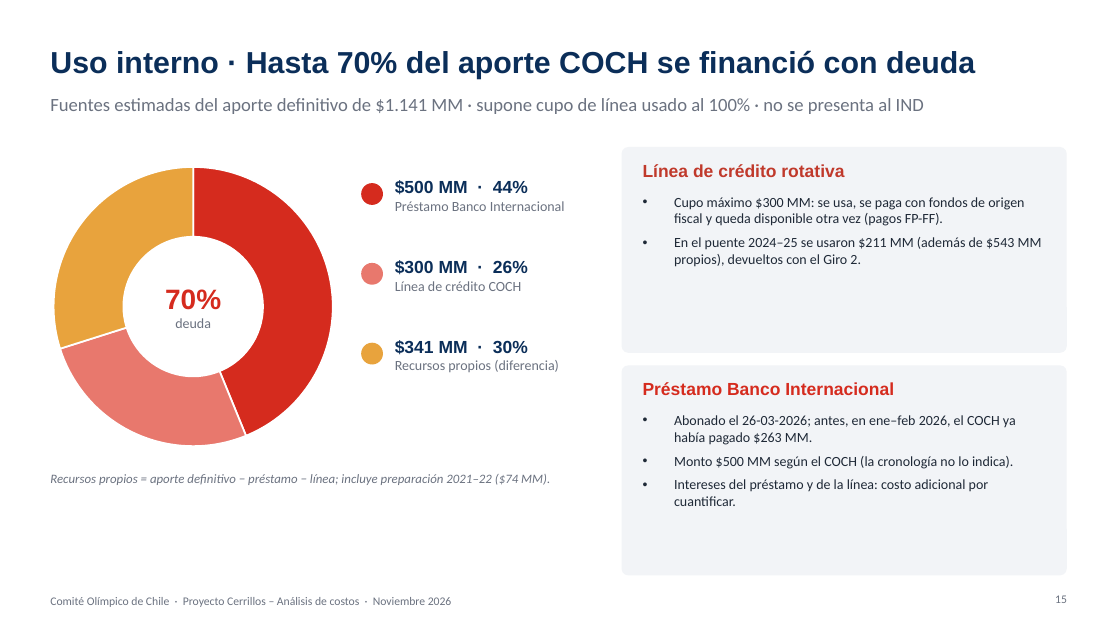
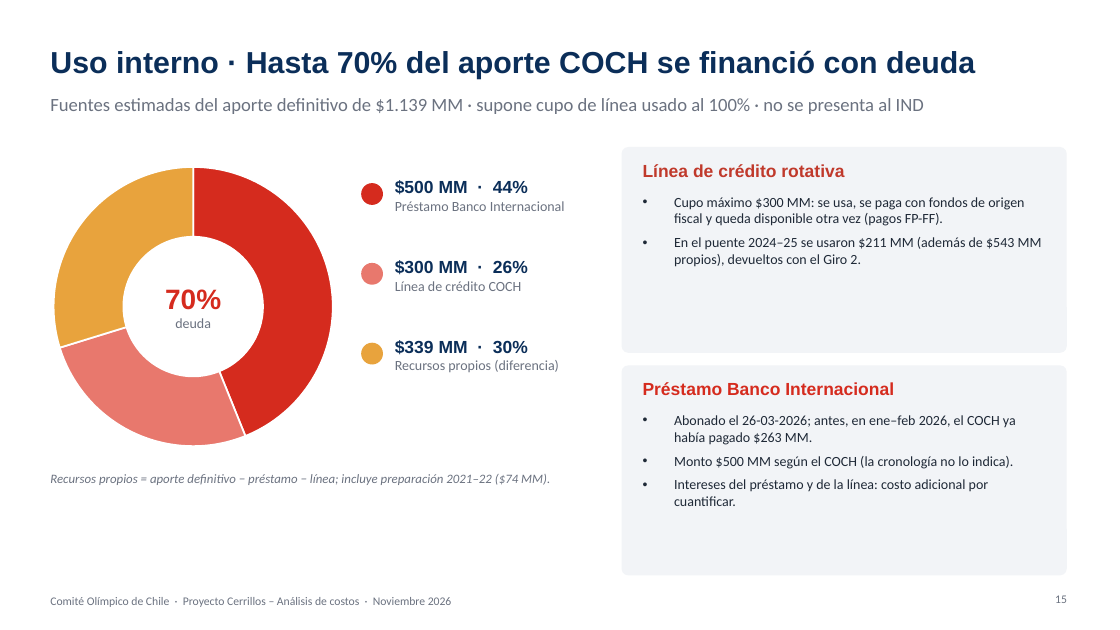
Before and after one commit to mmujicaa-prog/grit-test-app, a slide deck: slide 15 of entregables/Cerrillos_Aporte_COCH_interno.pptx. Drawn at 1120x630 pixels with LibreOffice and Linux fonts; fonts in the diff are those of the drawing; background and template pictures are left out. Boxes give left, top, right and bottom in pixels: in the first picture for what was removed or moved away, otherwise in the second. Text is boxed around its words. In the diff, an @@ line names an element or a change of style, - is before the commit and + after.

```diff
--- a/entregables/Cerrillos_Aporte_COCH_interno.pptx
+++ b/entregables/Cerrillos_Aporte_COCH_interno.pptx
@@ text at bbox=[50, 98, 924, 114]: text changed @@
-Fuentes estimadas del aporte definitivo de $1.141 MM · supone cupo de línea usado al 100% · no se presenta al IND
+Fuentes estimadas del aporte definitivo de $1.139 MM · supone cupo de línea usado al 100% · no se presenta al IND
@@ text at bbox=[395, 340, 528, 355]: text changed @@
-$341 MM · 30%
+$339 MM · 30%
```
Also in this commit, not shown: 6 other slides changed, 1 other file.
